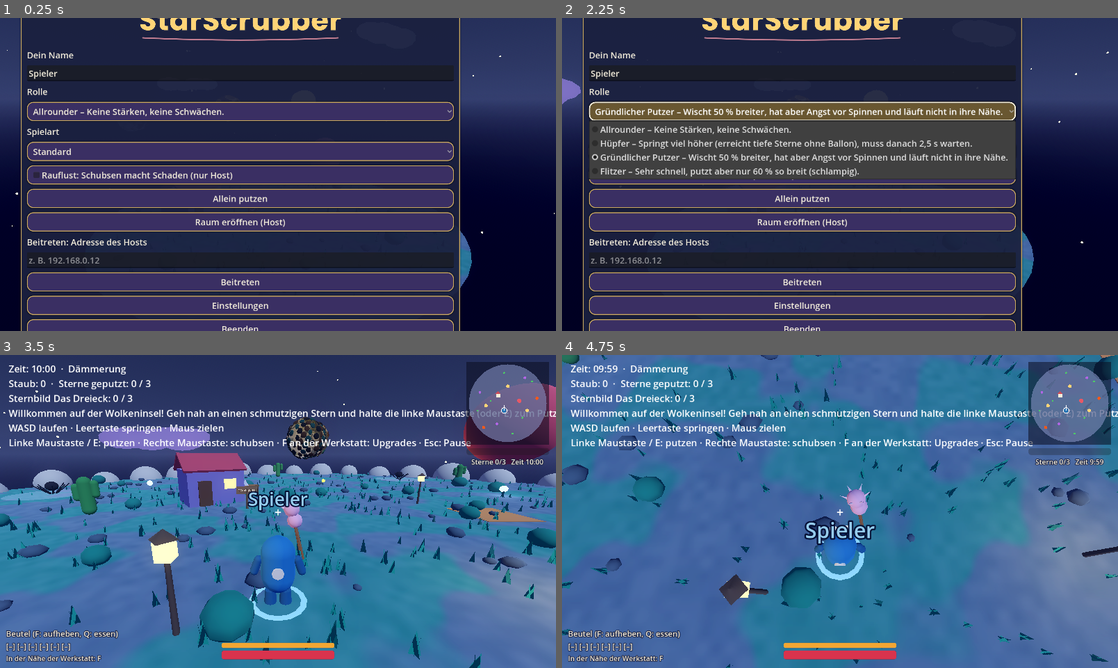
Above: before the commit, frames 1-4 (two rows, left to right).
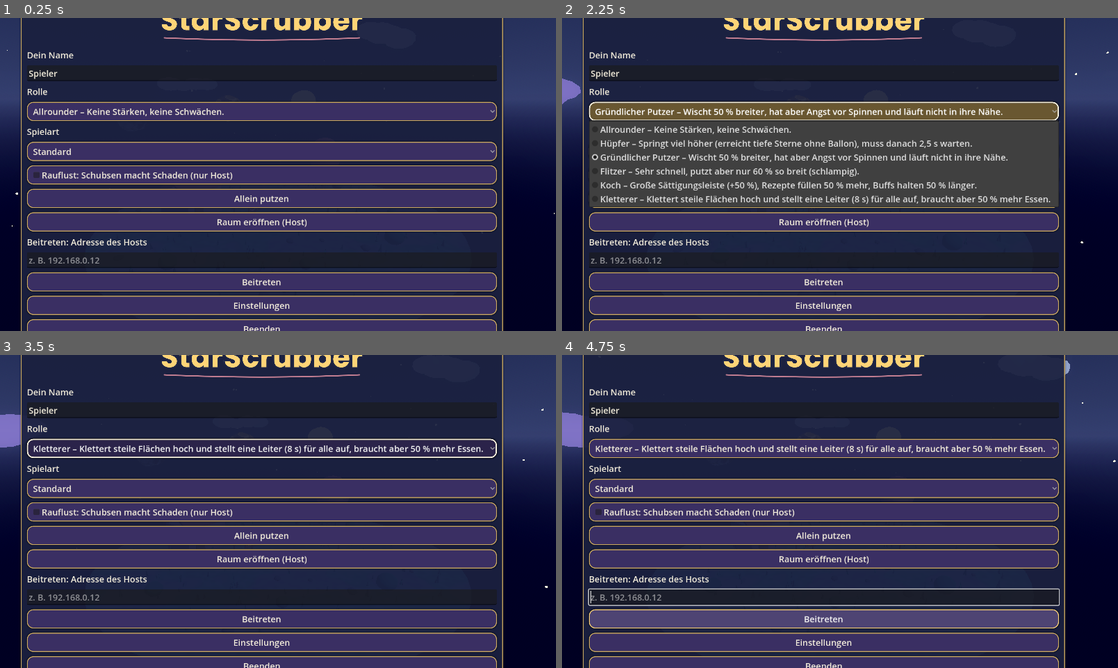
Above: after the commit, the same moments.

Repository: ClaudeAIDriven/sternenhausmeister
Game: Godot game, scene res://main.tscn
The game is run twice, just before and just after one commit, with the same random seed, the same clock (stepped at 60 frames per second) and the same inputs.
Inputs (mouse positions are in pixels of both pictures, inside the frame that each line leads up to):
- Up to frame 1 (0.25 s): no input
- Up to frame 2 (2.25 s): click "Allrounder – Keine Stärken, k…" at 0.5 s; click "Standard" at 1.25 s; click "Gründlicher Putzer – Wischt 5…" at 2 s
- Up to frame 3 (3.5 s): click "Allein putzen" at 2.75 s
- Up to frame 4 (4.75 s): click (823, 448) at 3.5 s, where only the run after the commit has a clickable "Kletterer – Klettert steile F…"; click (823, 617) at 4.25 s, where only the run after the commit has a clickable "Beitreten"

The runs differ from the first frame. In frame 1, 9.3% of the frame differs, in the area x 25-91%, y 0-100%; in frame 2, 16%; in frame 3, 95%; in frame 4, 99%, in the area x 0-100%, y 0-100%.

Commit message:
G-24: Rollen Koch und Kletterer, Leiter
Co-Authored-By: Claude Sonnet 5.5 <noreply@anthropic.com>
Claude-Session: https://claude.ai/code/session_01UX1Hct78U9Ph7ooELJgtkm

Diff:
--- a/TASKS/tasks.json
+++ b/TASKS/tasks.json
@@ -1466,7 +1466,7 @@
    "G-23"
   ],
   "size": "M",
-  "status": "open",
+  "status": "done",
   "goal": "Koch: Food-Leiste +50 %, Rezepte füllen 50 % mehr und Buffs halten länger. Kletterer: kann steile Flächen hochklettern und eine Leiter (8 s) aufstellen, die alle nutzen; braucht 50 % mehr Essen. Jede Rolle bekommt einen Team-Nutzen (Research: DRG-Interdependenz).",
   "files": [
    "roles.gd",
--- a/food.gd
+++ b/food.gd
@@ -15,11 +15,22 @@
 const CLEAN_SATED := 1.1
 const SPEED_EMPTY := 0.8
 
+var capacity := MAX        # G-24: Koch hat mehr (Rolle), Maximum der Leiste
+var drain_mult := 1.0      # G-24: Kletterer verbraucht mehr
 var value := MAX
 
 
+## G-24: Rolle anwenden (Leistengröße, Verbrauch). Hält den Füllstand-Anteil.
+func apply_role(role_id: String) -> void:
+	var frac := fraction()
+	capacity = MAX * Roles.factor(role_id, "food_max")
+	drain_mult = Roles.factor(role_id, "food_drain")
+	value = clampf(frac * capacity, 0.0, capacity)
+	changed.emit(value)
+
+
 func fraction() -> float:
-	return value / MAX
+	return value / capacity
 
 
 func is_sated() -> bool:
@@ -37,11 +48,11 @@
 		d += DRAIN_MOVE
 	if cleaning:
 		d += DRAIN_CLEAN
-	_apply(value - d * delta)
+	_apply(value - d * drain_mult * delta)
 
 
 func on_jump() -> void:
-	_apply(value - DRAIN_JUMP)
+	_apply(value - DRAIN_JUMP * drain_mult)
 
 
 ## Essen (G-22): füllt die Leiste auf.
@@ -64,7 +75,7 @@
 
 
 func _apply(v: float) -> void:
-	var nv := clampf(v, 0.0, MAX)
+	var nv := clampf(v, 0.0, capacity)
 	if not is_equal_approx(nv, value):
 		value = nv
 		changed.emit(value)
--- a/health_ui.gd
+++ b/health_ui.gd
@@ -115,6 +115,7 @@
 			msg.text = ""
 	if _player != null and is_instance_valid(_player):
 		bar.value = _player.health
+		food_bar.max_value = _player.food.capacity
 		food_bar.value = _player.food.value
 	_update_down_texts()
 
--- a/kitchen.gd
+++ b/kitchen.gd
@@ -63,7 +63,7 @@
 
 
 ## Kocht: verbraucht die Zutaten, füllt die Sättigung, setzt den Buff. false, wenn Zutaten fehlen.
-func cook(id: String, inv: Inventory, food: Food) -> bool:
+func cook(id: String, inv: Inventory, food: Food, role: String = "") -> bool:
 	if not can_cook(id, inv):
 		return false
 	var r := recipe(id)
@@ -72,14 +72,14 @@
 			inv.items.erase(kind)
 	inv.changed.emit()
 	if food != null:
-		food.feed(float(r["food"]))
+		food.feed(float(r["food"]) * Roles.factor(role, "recipe_food"))
 	var b: Dictionary = r["buff"]
 	var stat := str(b["stat"])
 	var cur: Dictionary = buffs.get(stat, {})
 	if cur.is_empty() or float(b["mult"]) >= float(cur["mult"]):   # stärkerer Buff ersetzt, gleich starker erneuert die Zeit
-		buffs[stat] = {"mult": float(b["mult"]), "left": float(b["seconds"]), "label": str(b.get("label", stat))}
+		buffs[stat] = {"mult": float(b["mult"]), "left": float(b["seconds"]) * Roles.factor(role, "buff_time"), "label": str(b.get("label", stat))}
 	else:
-		cur["left"] = maxf(float(cur["left"]), float(b["seconds"]))
+		cur["left"] = maxf(float(cur["left"]), float(b["seconds"]) * Roles.factor(role, "buff_time"))
 	buffs_changed.emit()
 	cooked.emit(id)
 	return true
--- a/kitchen_ui.gd
+++ b/kitchen_ui.gd
@@ -89,7 +89,7 @@
 func cook(id: String) -> bool:
 	if _kitchen == null:
 		return false
-	return _kitchen.cook(id, _inv, _player.food if _player != null else null)
+	return _kitchen.cook(id, _inv, _player.food if _player != null else null, _player.role if _player != null else "")
 
 
 func refresh() -> void:
--- /dev/null
+++ b/ladder.gd
@@ -0,0 +1,65 @@
+class_name Ladder
+extends Node3D
+## G-24: Leiter des Kletterers. Steht LIFETIME Sekunden, danach verschwindet sie. Alle Spieler dürfen sie benutzen:
+## `can_use(pos)` = Spieler steht nah genug an der Leiter. Der Player steigt dann mit CLIMB_SPEED nach oben.
+## Die Leiter ist lokal (nicht über das Netzwerk repliziert).
+
+const LIFETIME := 8.0
+const HEIGHT := 5.0
+const REACH := 1.0          # waagrechter Abstand, in dem man sie nutzt
+const CLIMB_SPEED := 4.0
+
+var left := LIFETIME
+
+
+func _init() -> void:
+	name = "Ladder"
+	add_to_group("ladders")
+
+
+func tick(delta: float) -> bool:
+	left -= delta
+	if left <= 0.0:
+		queue_free()
+		return false
+	return true
+
+
+func can_use(pos: Vector3) -> bool:
+	if left <= 0.0:
+		return false
+	var d := Vector2(pos.x - global_position.x, pos.z - global_position.z).length()
+	return d <= REACH and pos.y >= global_position.y - 0.5 and pos.y <= global_position.y + HEIGHT
+
+
+## Nächste benutzbare Leiter aus der Gruppe, sonst null.
+static func find_usable(tree: SceneTree, pos: Vector3) -> Ladder:
+	for l in tree.get_nodes_in_group("ladders"):
+		if l is Ladder and l.can_use(pos):
+			return l
+	return null
+
+
+func _process(delta: float) -> void:
+	tick(delta)
+
+
+func _ready() -> void:
+	var wood := StandardMaterial3D.new()
+	wood.albedo_color = Color(0.55, 0.38, 0.2)
+	for x in [-0.3, 0.3]:
+		var rail := MeshInstance3D.new()
+		var bm := BoxMesh.new()
+		bm.size = Vector3(0.08, HEIGHT, 0.08)
+		rail.mesh = bm
+		rail.material_override = wood
+		rail.position = Vector3(x, HEIGHT * 0.5, 0)
+		add_child(rail)
+	for i in 10:
+		var rung := MeshInstance3D.new()
+		var rm := BoxMesh.new()
+		rm.size = Vector3(0.6, 0.06, 0.06)
+		rung.mesh = rm
+		rung.material_override = wood
+		rung.position = Vector3(0, 0.3 + i * 0.48, 0)
+		add_child(rung)
--- a/player.gd
+++ b/player.gd
@@ -59,6 +59,8 @@
 var _revive_held := 0.0
 var role := Roles.DEFAULT_ID      # I-13, wird mit repliziert
 var _jump_cd := 0.0
+var _ladder_cd := 0.0
+const CLIMB_WALL_SPEED := 3.0
 var _impulse := Vector3.ZERO
 var _since_damage := 0.0
 var _invuln := 0.0
@@ -84,6 +86,7 @@
 	if is_multiplayer_authority():
 		role = str(Settings.get_value("role"))
 		brawl = bool(Menu.launch.get("brawl", false))
+		food.apply_role(role)   # G-24: Leistengröße/Verbrauch der Rolle
 	_last_pos = global_position
 	var cs := CollisionShape3D.new()
 	var cap := CapsuleShape3D.new()
@@ -151,6 +154,9 @@
 	var dir := (transform.basis * Vector3(input_dir.x, 0, input_dir.y)).normalized()
 	var speed := stat("speed", SPEED) * Roles.factor(role, "speed") * food.speed_factor()
 	_jump_cd = maxf(_jump_cd - delta, 0.0)
+	_ladder_cd = maxf(_ladder_cd - delta, 0.0)
+	if Roles.can_ladder(role) and Input.is_physical_key_pressed(KEY_G) and Input.mouse_mode == Input.MOUSE_MODE_CAPTURED:
+		place_ladder()
 	if _on_balloon != null and is_instance_valid(_on_balloon) and _on_balloon.is_aloft():
 		# Ballon lenken (I-11): Auf der Plattform in der Luft steuert WASD den Ballon statt den Spieler.
 		_on_balloon.steer = dir
@@ -162,7 +168,10 @@
 	velocity.x += _impulse.x
 	velocity.z += _impulse.z
 	_impulse = Vector3(_impulse.x, 0, _impulse.z).lerp(Vector3.ZERO, clampf(delta * 6.0, 0.0, 1.0))
-	if not is_on_floor():
+	var climbing := _try_climb(input_dir)
+	if climbing:
+		pass
+	elif not is_on_floor():
 		velocity.y -= GRAVITY * delta
 	elif Input.is_action_just_pressed("jump") and _jump_cd <= 0.0:
 		velocity.y = JUMP_VELOCITY * Roles.factor(role, "jump")
@@ -184,6 +193,32 @@
 	cleaning = Input.is_action_pressed("clean") and Input.mouse_mode == Input.MOUSE_MODE_CAPTURED
 	if cleaning and aim_valid:
 		wipe_requested.emit(aim_point)
+
+
+## G-24: Klettern. An einer Leiter (alle) oder an einer steilen Wand (nur Kletterer) steigt man bei Vorwärts-Taste hoch.
+## Gibt true zurück, wenn gerade geklettert wird (dann gilt keine Schwerkraft).
+func _try_climb(input_dir: Vector2) -> bool:
+	if input_dir.y >= -0.1:
+		return false
+	var ladder := Ladder.find_usable(get_tree(), global_position)
+	if ladder != null:
+		velocity.y = Ladder.CLIMB_SPEED
+		return true
+	if Roles.can_climb(role) and is_on_wall():
+		velocity.y = CLIMB_WALL_SPEED * Roles.factor(role, "climb")
+		return true
+	return false
+
+
+## G-24: Kletterer stellt eine Leiter vor sich auf (nur eine gleichzeitig, danach Abklingzeit).
+func place_ladder() -> Ladder:
+	if not Roles.can_ladder(role) or _ladder_cd > 0.0:
+		return null
+	_ladder_cd = Ladder.LIFETIME + 4.0
+	var l := Ladder.new()
+	get_parent().add_child(l)
+	l.global_position = global_position - global_transform.basis.z * 1.0
+	return l
 
 
 func _update_aim() -> void:
--- a/roles.gd
+++ b/roles.gd
@@ -14,11 +14,21 @@
 		"desc": "Wischt 50 % breiter, hat aber Angst vor Spinnen und läuft nicht in ihre Nähe."},
 	"flitzer": {"name": "Flitzer", "speed": 1.5, "jump": 1.0, "jump_cd": 0.0, "wipe": 0.6, "fears_spiders": false,
 		"desc": "Sehr schnell, putzt aber nur 60 % so breit (schlampig)."},
+	# G-24. Team-Nutzen: Koch füttert alle (Rezepte füllen mehr, Buffs halten länger); Kletterer baut eine Leiter für alle.
+	"koch": {"name": "Koch", "speed": 1.0, "jump": 1.0, "jump_cd": 0.0, "wipe": 1.0, "fears_spiders": false,
+		"food_max": 1.5, "recipe_food": 1.5, "buff_time": 1.5,
+		"desc": "Große Sättigungsleiste (+50 %), Rezepte füllen 50 % mehr, Buffs halten 50 % länger."},
+	"kletterer": {"name": "Kletterer", "speed": 1.0, "jump": 1.0, "jump_cd": 0.0, "wipe": 1.0, "fears_spiders": false,
+		"climb": 1.0, "ladder": 1.0, "food_drain": 1.5,
+		"desc": "Klettert steile Flächen hoch und stellt eine Leiter (8 s) für alle auf, braucht aber 50 % mehr Essen."},
 }
+
+## Standardwerte der G-24-Schlüssel (andere Rollen haben sie nicht).
+const DEFAULTS := {"food_max": 1.0, "recipe_food": 1.0, "buff_time": 1.0, "food_drain": 1.0, "climb": 0.0, "ladder": 0.0}
 
 
 static func ids() -> Array:
-	return ["allrounder", "springer", "putzer", "flitzer"]
+	return ["allrounder", "springer", "putzer", "flitzer", "koch", "kletterer"]
 
 
 static func data(id: String) -> Dictionary:
@@ -26,7 +36,15 @@
 
 
 static func factor(id: String, key: String) -> float:
-	return float(data(id).get(key, 1.0))
+	return float(data(id).get(key, DEFAULTS.get(key, 1.0)))
+
+
+static func can_climb(id: String) -> bool:
+	return factor(id, "climb") > 0.0
+
+
+static func can_ladder(id: String) -> bool:
+	return factor(id, "ladder") > 0.0
 
 
 static func fears_spiders(id: String) -> bool:
--- /dev/null
+++ b/tests/test_roles2.gd
@@ -0,0 +1,59 @@
+extends SceneTree
+## Test G-24: Rollenfaktoren Koch/Kletterer, Food-Leiste, Kochen mit Rollenbonus, Leiter (8 s, für alle nutzbar), Kletterer-Spieler.
+var frames := 0
+
+func _process(_d: float) -> bool:
+	frames += 1
+	if frames < 3:
+		return false
+	var ok := true
+	ok = ok and Roles.ids().has("koch") and Roles.ids().has("kletterer")
+	ok = ok and Roles.factor("koch", "food_max") == 1.5 and Roles.factor("koch", "recipe_food") == 1.5 and Roles.factor("koch", "buff_time") == 1.5
+	ok = ok and Roles.factor("kletterer", "food_drain") == 1.5 and Roles.can_climb("kletterer") and Roles.can_ladder("kletterer")
+	ok = ok and not Roles.can_climb("koch") and not Roles.can_ladder("allrounder") and Roles.factor("allrounder", "food_max") == 1.0
+	# Food: Koch
+	var f := Food.new()
+	f.apply_role("koch")
+	ok = ok and is_equal_approx(f.capacity, 150.0) and is_equal_approx(f.value, 150.0)
+	f.feed(100.0)
+	ok = ok and f.value == 150.0
+	# Food: Kletterer verbraucht 50 % mehr
+	var a := Food.new()
+	var k2 := Food.new()
+	k2.apply_role("kletterer")
+	a.tick(10.0, true, false)
+	k2.tick(10.0, true, false)
+	ok = ok and is_equal_approx(Food.MAX - k2.value, (Food.MAX - a.value) * 1.5)
+	# Kochen mit Rolle
+	var k = load("res://kitchen.gd").new()
+	root.add_child(k)
+	var inv := Inventory.new()
+	var fd := Food.new()
+	fd.value = 20.0
+	inv.add("mondapfel")
+	inv.add("mondapfel")
+	ok = ok and k.cook("mondapfel_kompott", inv, fd, "koch")
+	ok = ok and is_equal_approx(fd.value, 20.0 + 40.0 * 1.5)
+	k.tick(120.0)
+	ok = ok and k.buff_mult("wipe") > 1.0           # Basis 120 s, Koch 180 s
+	k.tick(61.0)
+	ok = ok and k.buff_mult("wipe") == 1.0
+	# Leiter
+	var l := Ladder.new()
+	root.add_child(l)
+	l.global_position = Vector3(10, 0, 10)
+	ok = ok and l.can_use(Vector3(10.5, 1.0, 10.0)) and not l.can_use(Vector3(14, 1.0, 10)) and not l.can_use(Vector3(10, 9.0, 10))
+	ok = ok and Ladder.find_usable(self, Vector3(10, 2, 10)) == l
+	ok = ok and l.tick(7.0) and l.can_use(Vector3(10, 1, 10))
+	ok = ok and not l.tick(1.5) and not l.can_use(Vector3(10, 1, 10))
+	# Player: Kletterer stellt Leiter auf, Allrounder nicht
+	var pl = load("res://player.gd").new()
+	root.add_child(pl)
+	pl.role = "allrounder"
+	ok = ok and pl.place_ladder() == null
+	pl.role = "kletterer"
+	var lad = pl.place_ladder()
+	ok = ok and lad != null and lad.is_in_group("ladders") and pl.place_ladder() == null   # Abklingzeit
+	print("TEST_ROLES2 " + ("OK" if ok else "FAIL"))
+	quit(0 if ok else 1)
+	return true
--- a/tests/test_survival.gd
+++ b/tests/test_survival.gd
@@ -86,7 +86,7 @@
 		cac.free()
 		# Rollen
 		var R = load("res://roles.gd")
-		_check(R.ids().size() == 4 and R.factor("springer", "jump") > 1.2 and R.factor("springer", "jump_cd") > 1.0, "Hüpfer")
+		_check(R.ids().size() == 6 and R.factor("springer", "jump") > 1.2 and R.factor("springer", "jump_cd") > 1.0, "Hüpfer")
 		_check(R.factor("putzer", "wipe") > 1.2 and R.fears_spiders("putzer") and not R.fears_spiders("flitzer"), "Putzer")
 		_check(R.factor("flitzer", "speed") > 1.3 and R.factor("flitzer", "wipe") < 0.8, "Flitzer")
 		p.role = "putzer"
Not shown, changed: PLAN.md
Not shown, changed: TASKS/G-24.md
Not shown, changed: TASKS/INDEX.md
